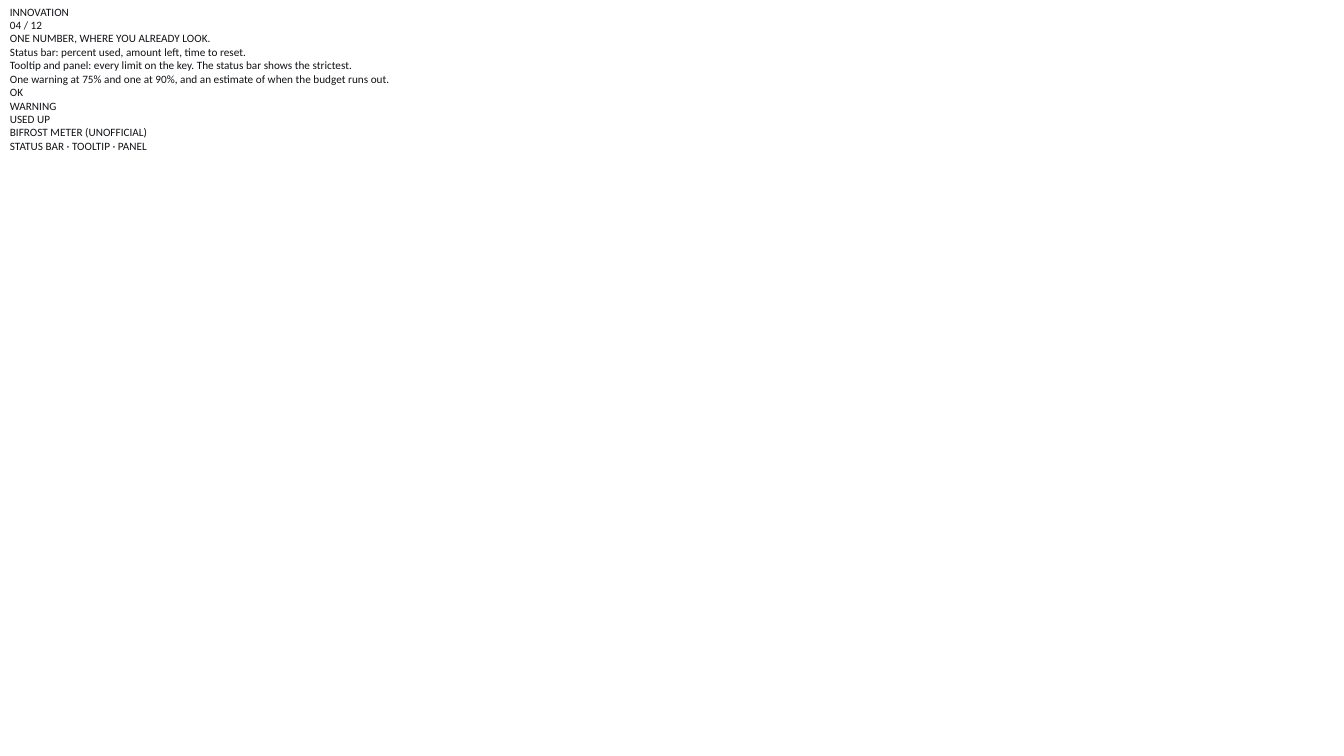
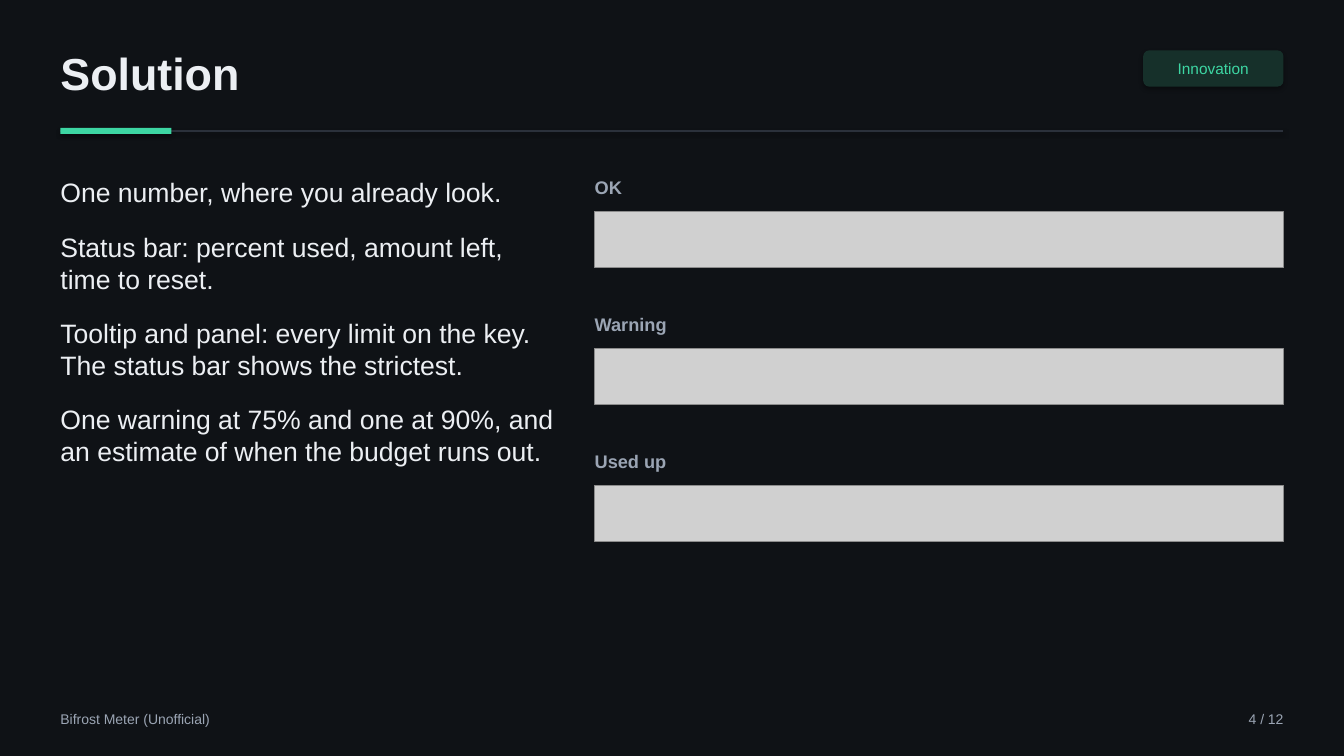
Before and after one commit to aimanmalib/bifrost-meter, a slide deck: slide 4 of deck/bifrost-meter.pptx. Drawn at 1344x756 pixels with LibreOffice and Linux fonts; fonts in the diff are those of the drawing; grey boxes stand for pictures; background and template pictures are left out. Boxes give left, top, right and bottom in pixels: in the first picture for what was removed or moved away, otherwise in the second. Text is boxed around its words. In the diff, an @@ line names an element or a change of style, - is before the commit and + after.

```diff
--- a/deck/bifrost-meter.pptx
+++ b/deck/bifrost-meter.pptx
@@ background picture (left out) to #0F1216 @@
@@ text added at (x1=60, y1=57, x2=239, y2=91), 32 pt, text #ECEFF3, bold @@
+Solution
@@ rounded rectangle added at (x1=1143, y1=50, x2=1284, y2=87), fill #16302A, 11 pt, text #3DD6A3 @@
+Innovation
@@ text at (x1=10, y1=88, x2=147, y2=150): paragraphs removed @@
-OK
-WARNING
-USED UP
-BIFROST METER (UNOFFICIAL)
-STATUS BAR · TOOLTIP · PANEL
@@ line added from (60, 131) to (1284, 131), #2B313B 1 pt @@
@@ rectangle added at (x1=60, y1=128, x2=171, y2=134), fill #3DD6A3 @@
@@ text "One number, where you already ..." moved from (x1=10, y1=8, x2=389, y2=150) to (x1=60, y1=182, x2=553, y2=466) @@
@@ text at (x1=60, y1=182, x2=501, y2=208): text changed; size 8 to 19 pt; font Calibri to Arial; text colour #0F1216 to #ECEFF3 @@
-INNOVATION
-04 / 12
-ONE NUMBER, WHERE YOU ALREADY LOOK.
+One number, where you already look.
@@ text added at (x1=595, y1=181, x2=622, y2=194), 13 pt, text #9BA5B4, bold @@
+OK
@@ text at (x1=60, y1=237, x2=553, y2=466): size 8 to 19 pt, font Calibri to Arial, text colour #0F1216 to #ECEFF3 in "Status bar: percent used, amount left, time ...", "Tooltip and panel: every limit on the ...", "One warning at 75% and one at ..."; more space between paragraphs @@
@@ picture added at (x1=595, y1=212, x2=1284, y2=268) @@
@@ text added at (x1=595, y1=318, x2=667, y2=335), 13 pt, text #9BA5B4, bold @@
+Warning
@@ picture added at (x1=595, y1=349, x2=1284, y2=405) @@
@@ text added at (x1=595, y1=455, x2=666, y2=472), 13 pt, text #9BA5B4, bold @@
+Used up
@@ picture added at (x1=595, y1=486, x2=1284, y2=542) @@
@@ text added at (x1=60, y1=714, x2=209, y2=727), 10 pt, text #9BA5B4 @@
+Bifrost Meter (Unofficial)
@@ text added at (x1=1249, y1=714, x2=1284, y2=724), 10 pt, text #9BA5B4 @@
+4 / 12
```
Also in this commit, not shown: 11 other slides changed, 5 other files.
